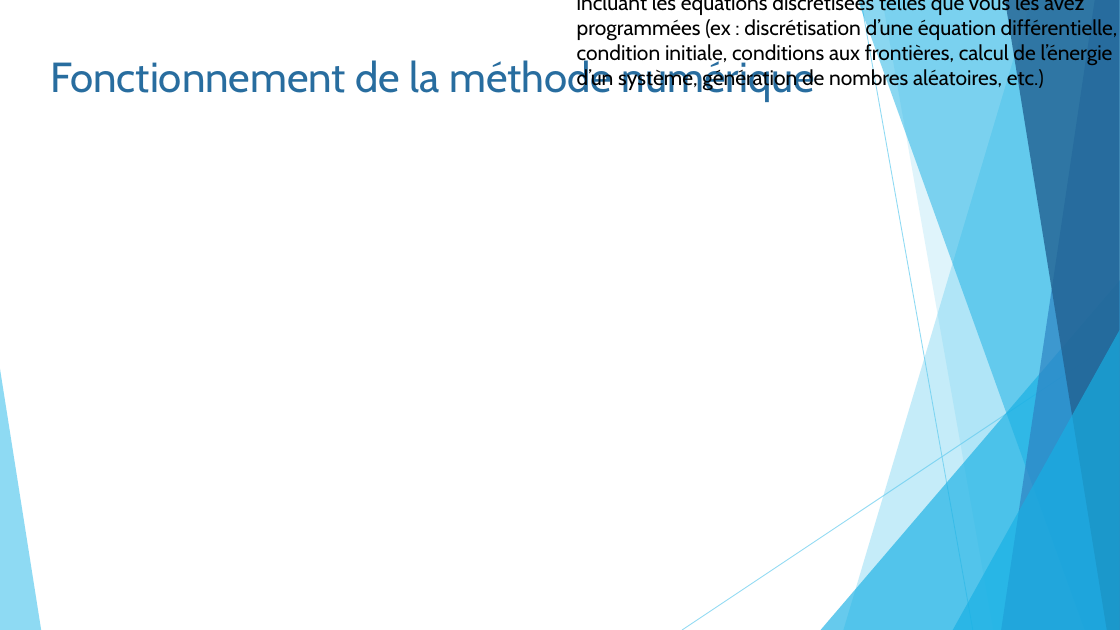
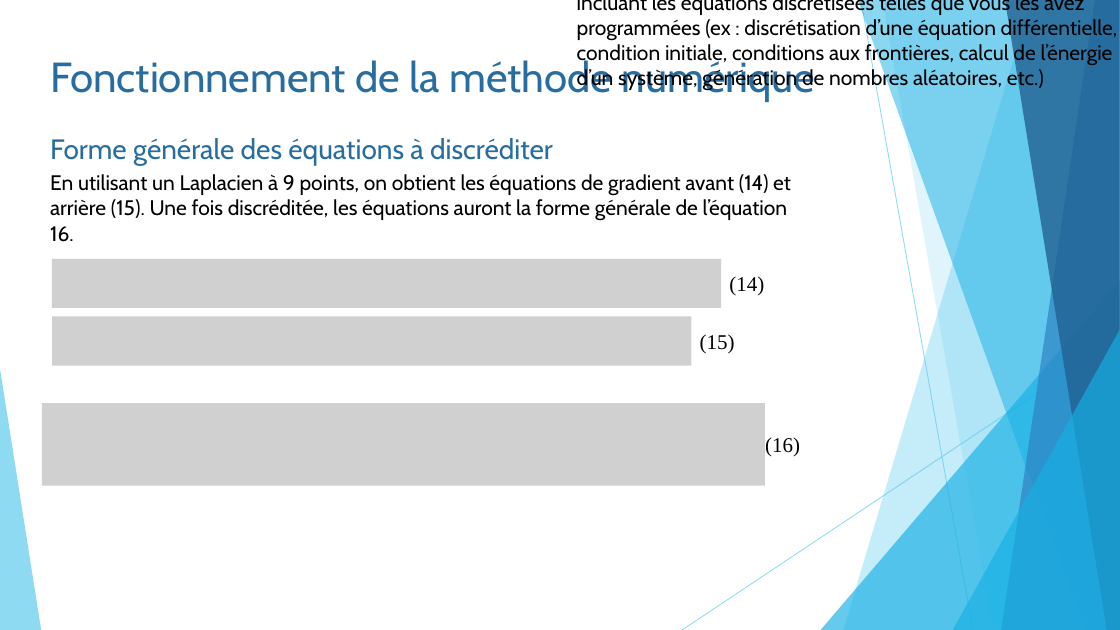
Before and after one commit to pierreluc-plt/ProjetSimulation, a slide deck: slide 10 of Oral/Présentation_Eq11.pptx. Drawn at 1120x630 pixels with LibreOffice and Linux fonts; fonts in the diff are those of the drawing; grey boxes stand for pictures. Boxes give left, top, right and bottom in pixels: in the first picture for what was removed or moved away, otherwise in the second. Text is boxed around its words. In the diff, an @@ line names an element or a change of style, - is before the commit and + after.

```diff
--- a/Oral/Présentation_Eq11.pptx
+++ b/Oral/Présentation_Eq11.pptx
@@ text added at [50,138,553,166], 24 pt, text #286D9F @@
+Forme générale des équations à discréditer
@@ text added at [50,174,791,242], 18 pt, text #000000 @@
+En utilisant un Laplacien à 9 points, on obtient les équations de gradient avant (14) et arrière (15). Une fois discréditée, les équations auront la forme générale de l’équation 16.
@@ picture added at [52,259,722,308] @@
@@ text added at [729,276,764,296], 18 pt, text #000000 @@
+(14)
@@ picture added at [52,317,691,366] @@
@@ text added at [700,334,735,353], 18 pt, text #000000 @@
+(15)
@@ picture added at [42,403,765,486] @@
@@ text added at [765,438,800,456], 18 pt, text #000000 @@
+(16)
```
Also in this commit, not shown: 2 slides added.
